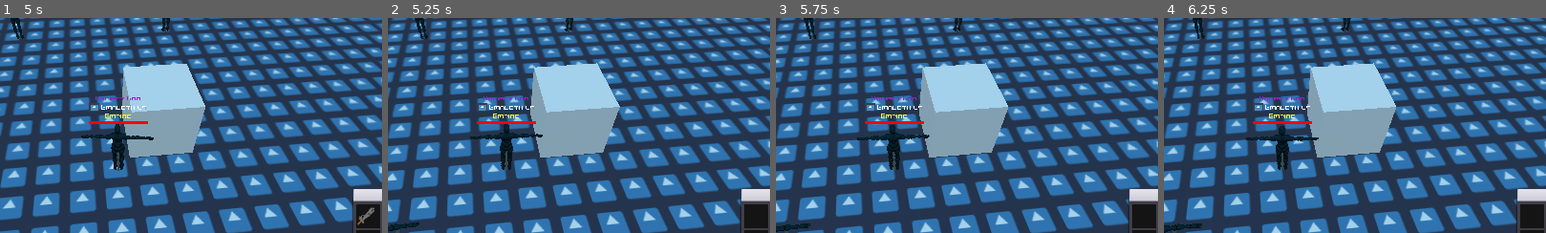
Above: before the commit, frames 1-4 (left to right).
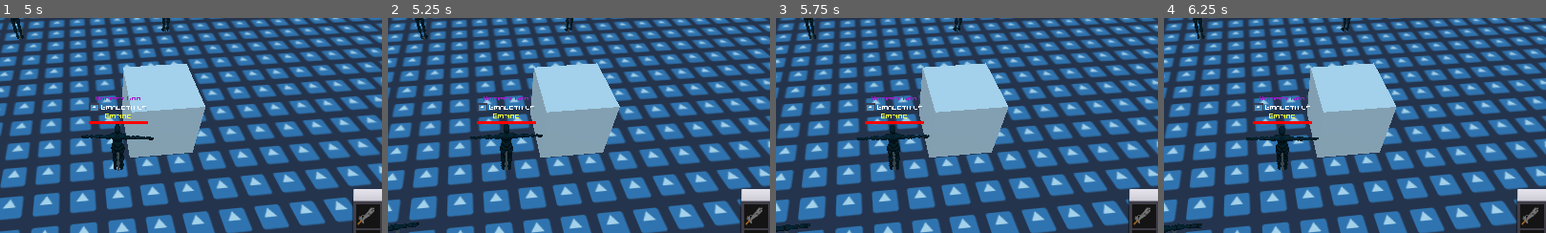
Above: after the commit, the same moments.

Repository: Emaleth/Aether_client
Game: Godot game, scene res://src/world/World.tscn
The game is run twice, just before and just after one commit, with the same random seed, the same clock (stepped at 60 frames per second) and the same inputs. The engine's default icon, where the game draws it, is replaced by a stand-in: a white triangle on a blue panel in a dark square.
Inputs (mouse positions are % of the whole screen's width and height, from its top left):
- Up to frame 1 (5 s): move the mouse to (72, 45) at 0.52 s; hold D (move_right) 0.53-1.25 s; tap Tab (next_target) at 0.6 s; click (72, 45) at 0.67 s; tap Space (jump) at 0.77, 3.77, 4.52 s; drag from (30, 55) to (45, 70) at 1.27 s; click (3, 6) at 2.02 s; move the mouse to (60, 28) at 2.77 s; hold D (move_right) 2.78-3.53 s; hold Right mouse button (secondary_action) 2.78-3.53 s; move the mouse to (49, 52) at 3.52 s; hold W (move_forward) 3.53-4.28 s; tap Mouse wheel up (zoom_in) at 3.6 s; click (49, 52) at 3.67 s; move the mouse to (80, 65) at 4.27 s; hold A (move_left) from 4.28 s (still down); tap Mouse wheel down (zoom_out) at 4.35 s; tap I (inventory) at 4.9 s
- Up to frame 2 (5.25 s): release A (move_left) at 5 s; click (83, 70) at 5.02 s
- Up to frame 3 (5.75 s): no input
- Up to frame 4 (6.25 s): click "50" at 5.75 s
The pictures show only the part of the screen within x 34-84%, y 24-74%; the shares and areas given below are measured in that part.

Frame 1 is identical in both runs. In frame 2, 0.1% of the frame differs, in the area x 93-98%, y 88-97%; in frame 3, 0.1%; in frame 4, 0.1%.

Commit message:
consume items fixed

Diff:
--- a/src/gui/w_base/slot/Slot.gd
+++ b/src/gui/w_base/slot/Slot.gd
@@ -10,6 +10,7 @@
 
 func _ready() -> void:
 	q_label.text = ""
+	disabled = true
 
 func conf(inv = null, item = "", q = 1, pia : int = -1):
 	if pia != -1:
@@ -20,7 +21,10 @@
 	if item && q > 0:
 		quantity = q
 		item_uid = item
-		disabled = false
+		if DataLoader.item_db.get(item).CONSUMABLE == true:
+			disabled = false
+		else:
+			disabled = true
 		texture.texture = load("res://previews/%s.png" % item)
 		hint_tooltip = "wierd fuckery"
 	else:
